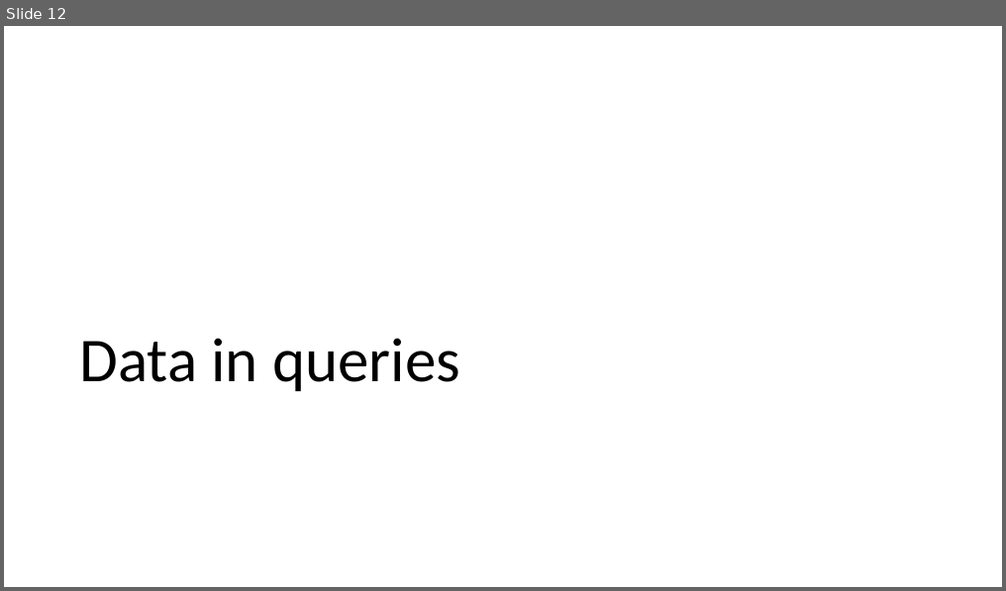
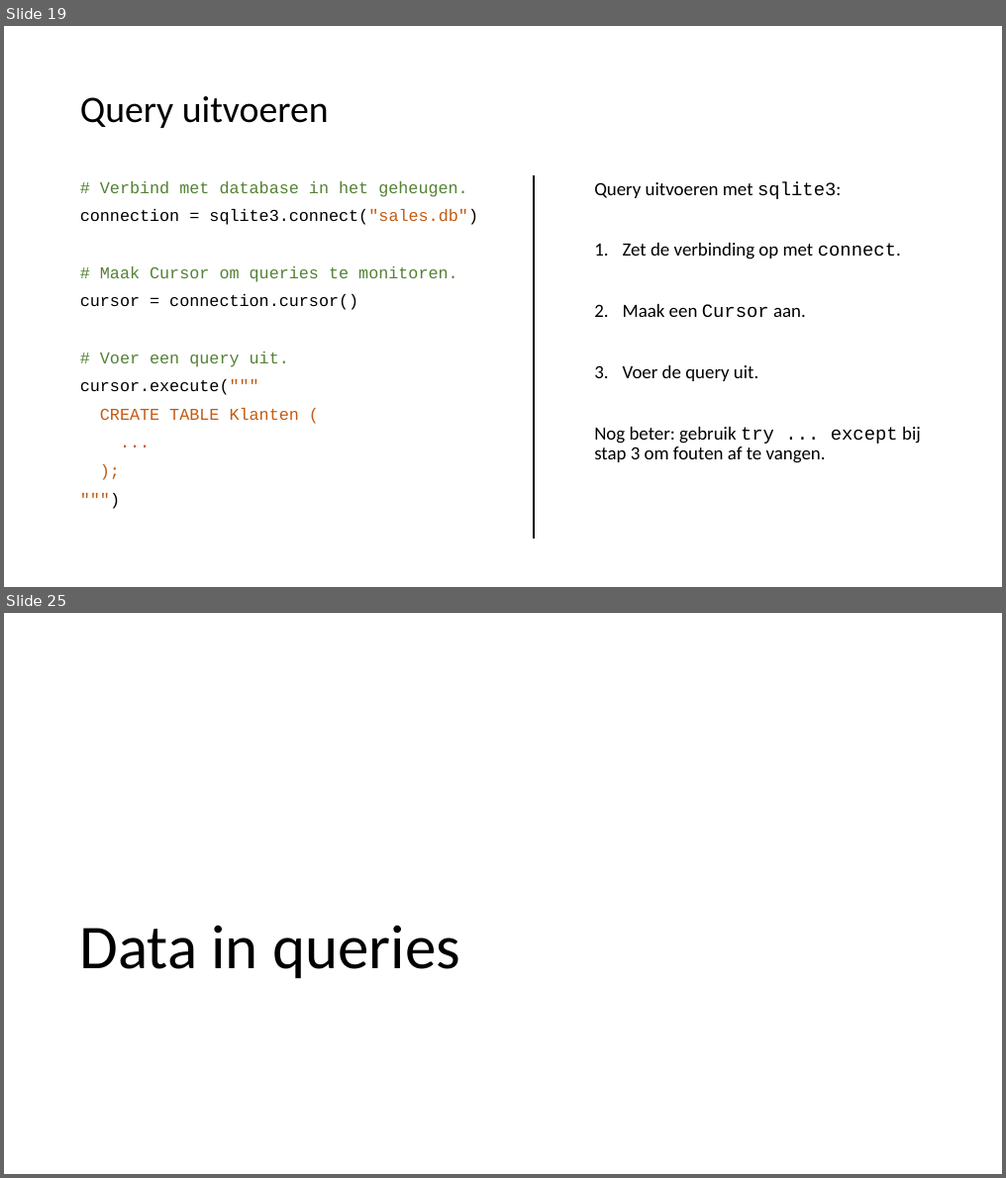
Before and after one commit to LFKoning/knowledge-sharing, a slide deck: sql_course/3_python/3_python.pptx. Shown one above the other, each under a label of ours: slide 12 before the commit, slides 19 and 25 after it; the slides between them are not shown. The pictures are 1006x591 and 1006x1178 pixels, drawn with LibreOffice and Linux fonts; fonts in the diff are those of the drawing. Boxes give left, top, right and bottom in pixels: in the first picture for what was removed or moved away, otherwise in the second. Text is boxed around its words. In the diff, an @@ line names an element or a change of style, - is before the commit and + after.

Commit message:
Update SQL part 3 basic sqlite

```diff
--- a/sql_course/3_python/3_python.pptx
+++ b/sql_course/3_python/3_python.pptx
@@ slide 19 added at (x1=4, y1=26, x2=1002, y2=587), background #FFFFFF @@
@@ title added at (x1=80, y1=96, x2=329, y2=128), 36 pt, text #000000 @@
+Query uitvoeren
@@ text added at (x1=80, y1=181, x2=478, y2=420), 16 pt, text #548235 @@
+# Verbind met database in het geheugen.
+connection = sqlite3.connect("sales.db")
+# Maak Cursor om queries te monitoren.
+cursor = connection.cursor()
+# Voer een query uit.
+cursor.execute("""
+CREATE TABLE Klanten (
+...
+);
+""")
@@ line added from (534, 175) to (534, 539), #000000 1.5 pt @@
@@ text added at (x1=594, y1=181, x2=921, y2=464), 18 pt, text #000000 @@
+Query uitvoeren met sqlite3:
+1. Zet de verbinding op met connect.
+2. Maak een Cursor aan.
+3. Voer de query uit.
+Nog beter: gebruik try ... except bij stap 3 om fouten af te vangen.
@@ what was slide 12 is now slide 25 @@
```
Also in this commit, not shown: 12 slides changed, 30 other slides added, 3 slides removed, 11 other files.
